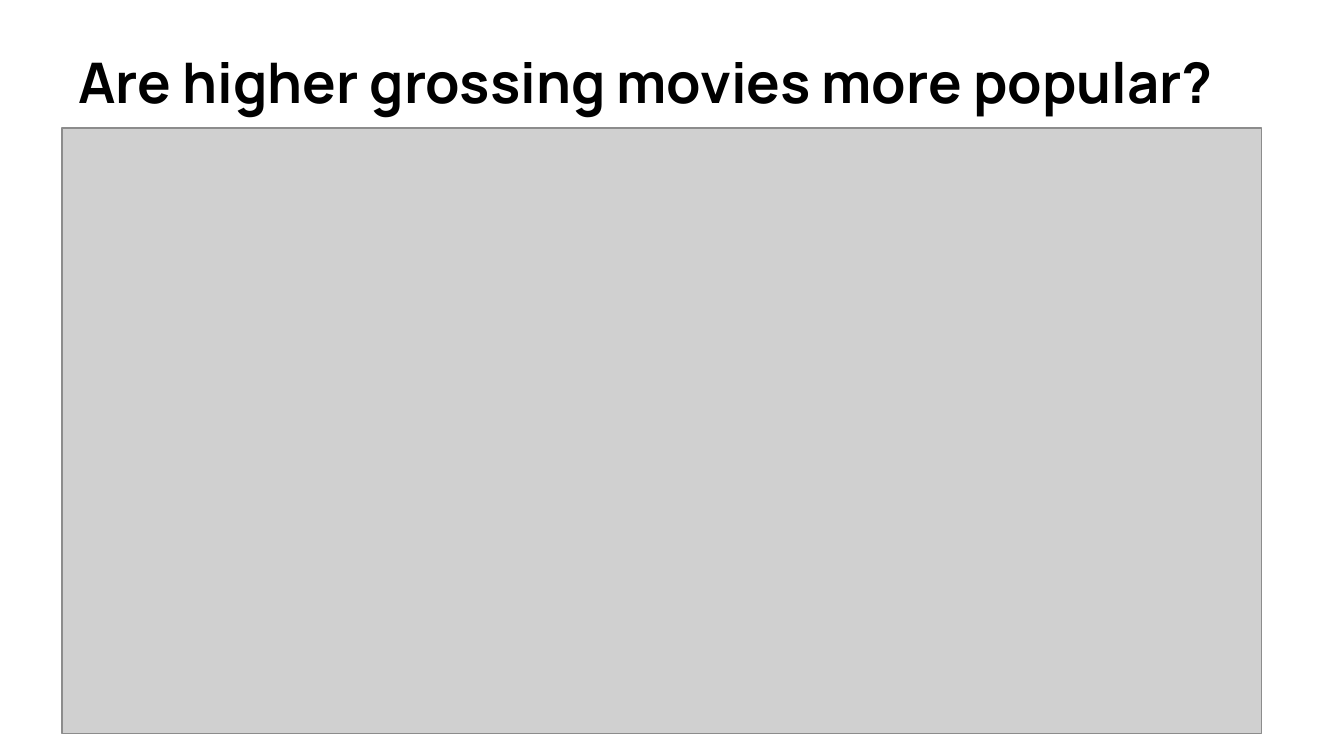
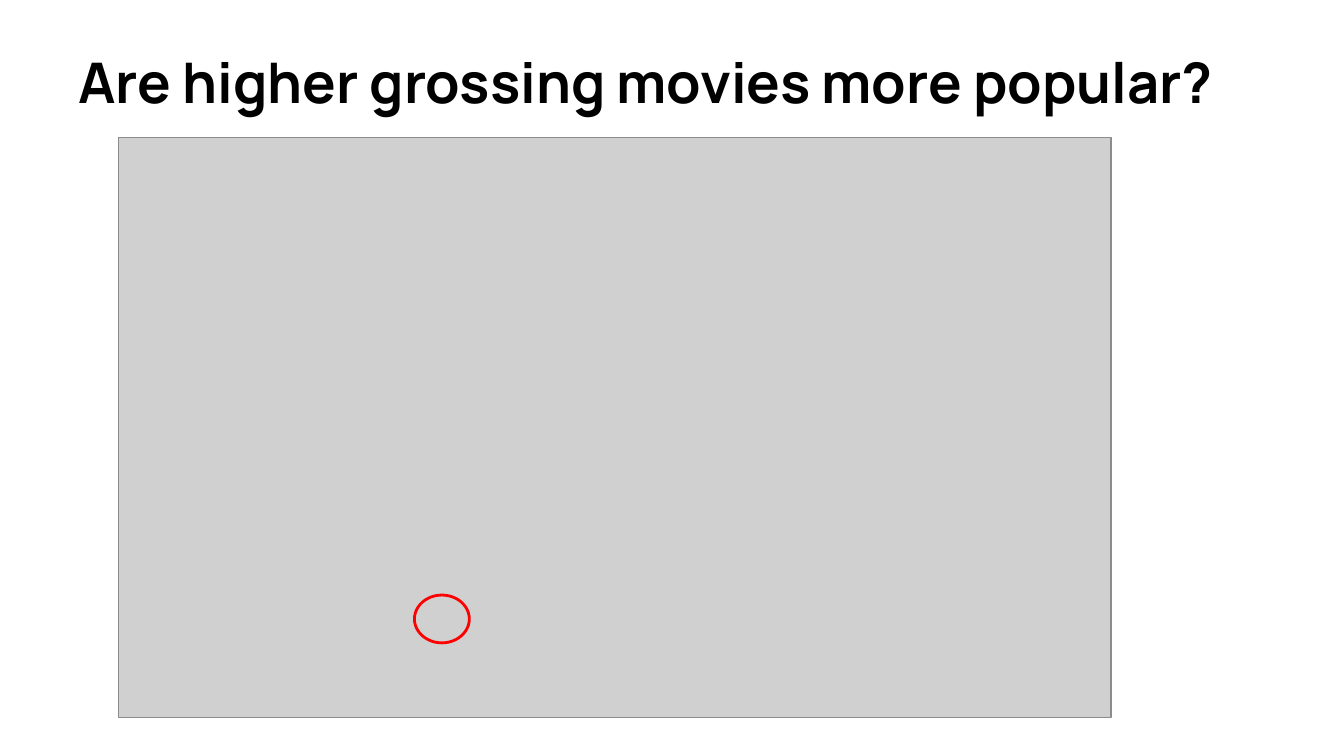
Before and after one commit to HMiesbauer/grab_popcorn, a slide deck: slide 10 of grab_popcorn/Presentation/Grab Some Popcorn.pptx. Drawn at 1344x756 pixels with LibreOffice and Linux fonts; fonts in the diff are those of the drawing; grey boxes stand for pictures. Boxes give left, top, right and bottom in pixels: in the first picture for what was removed or moved away, otherwise in the second. Text is boxed around its words. In the diff, an @@ line names an element or a change of style, - is before the commit and + after.

```diff
--- a/grab_popcorn/Presentation/Grab Some Popcorn.pptx
+++ b/grab_popcorn/Presentation/Grab Some Popcorn.pptx
@@ picture: place and size @@
-picture at <box>62,128,1262,732</box>
+picture at <box>118,137,1110,718</box>
@@ ellipse added at <box>414,595,469,644</box>, outline #FF0000 1.5 pt @@
```
Also in this commit, not shown: 2 other slides changed.
